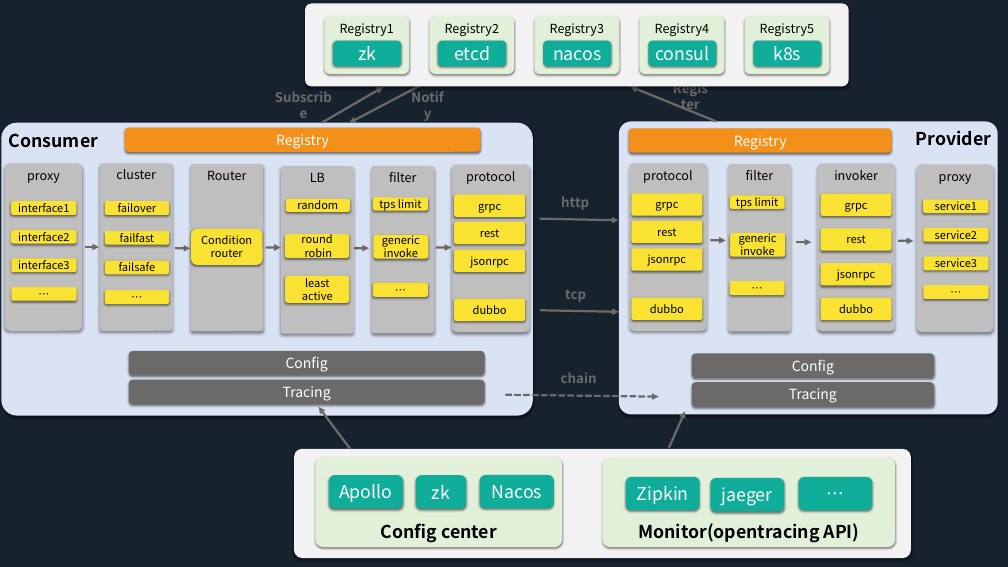
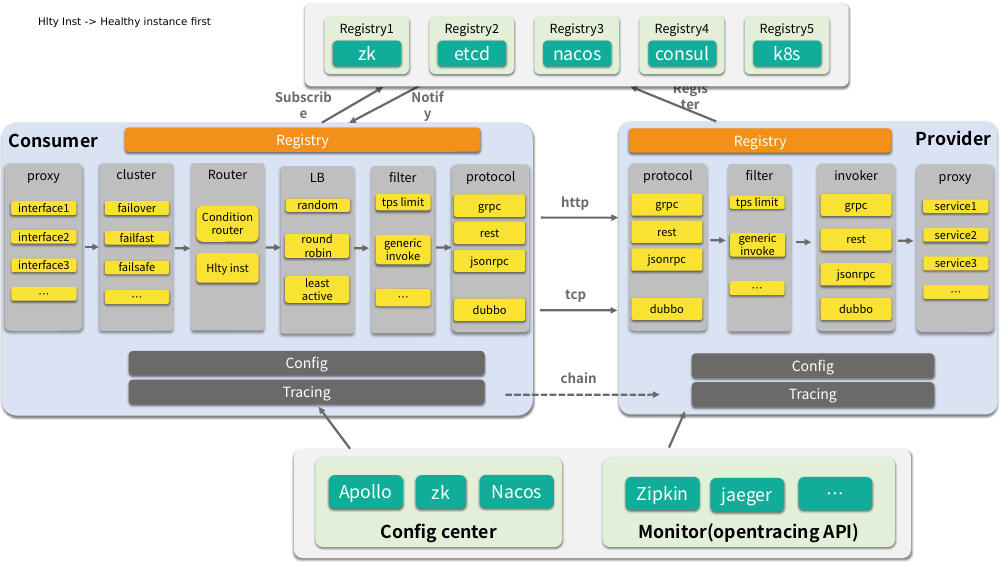
Before and after one commit to dubbogo/dubbo-go-website, a slide deck: slide 1 of resource/dubbo-go-arch.pptx. Drawn at 1008x567 pixels with LibreOffice and Linux fonts; fonts in the diff are those of the drawing. Boxes give left, top, right and bottom in pixels: in the first picture for what was removed or moved away, otherwise in the second. Text is boxed around its words. In the diff, an @@ line names an element or a change of style, - is before the commit and + after.

Commit message:
changed the arch ppt

```diff
--- a/resource/dubbo-go-arch.pptx
+++ b/resource/dubbo-go-arch.pptx
@@ background #FFFFFF to pattern #FFFFFF on #FFFFFF @@
@@ rectangle removed at (0, 0, 1008, 567) @@
@@ text added at (38, 17, 211, 27), 14 pt, text #000000 @@
+Hlty Inst -> Healthy instance first
@@ rounded rectangle "Condition router": place and size @@
-rounded rectangle "Condition router" at (191, 229, 263, 265)
+rounded rectangle "Condition router" at (197, 205, 259, 241)
@@ rounded rectangle "generic": place and size @@
-rounded rectangle "generic" at (373, 235, 428, 259)
+rounded rectangle "generic" at (376, 235, 431, 264)
@@ rounded rectangle added at (197, 253, 259, 282), fill #FAE232, 15 pt, text #000000 @@
+Hlty inst
@@ rounded rectangle "…": place and size @@
-rounded rectangle "…" at (373, 283, 428, 297)
+rounded rectangle "…" at (376, 289, 431, 306)
```
